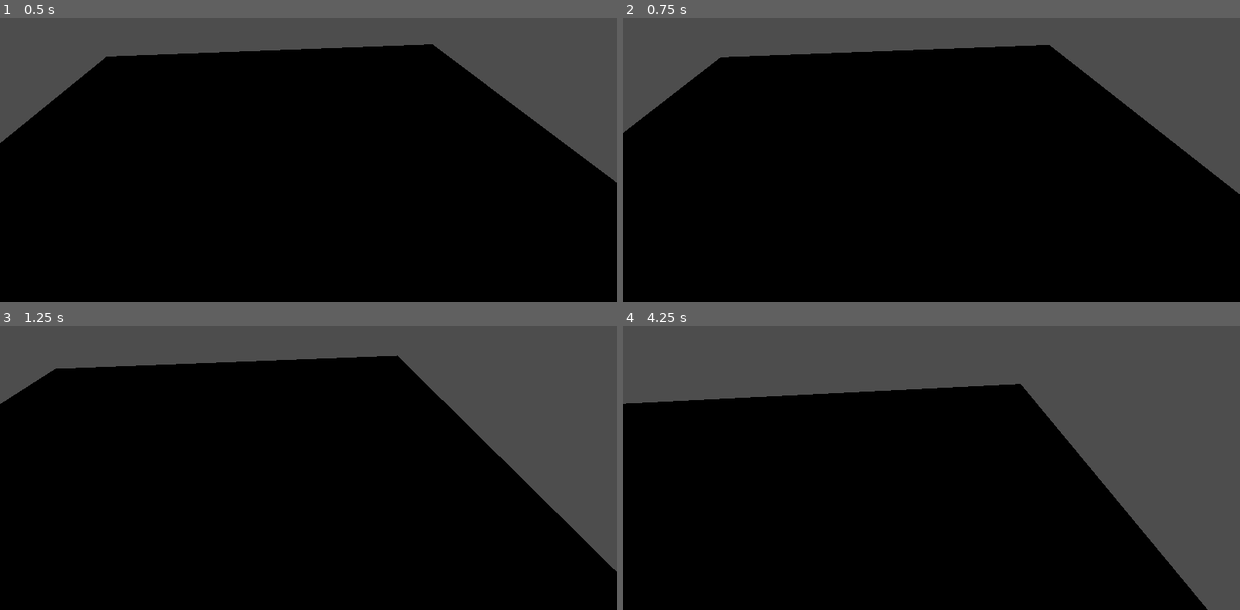
Above: before the commit, frames 1-4 (two rows, left to right).
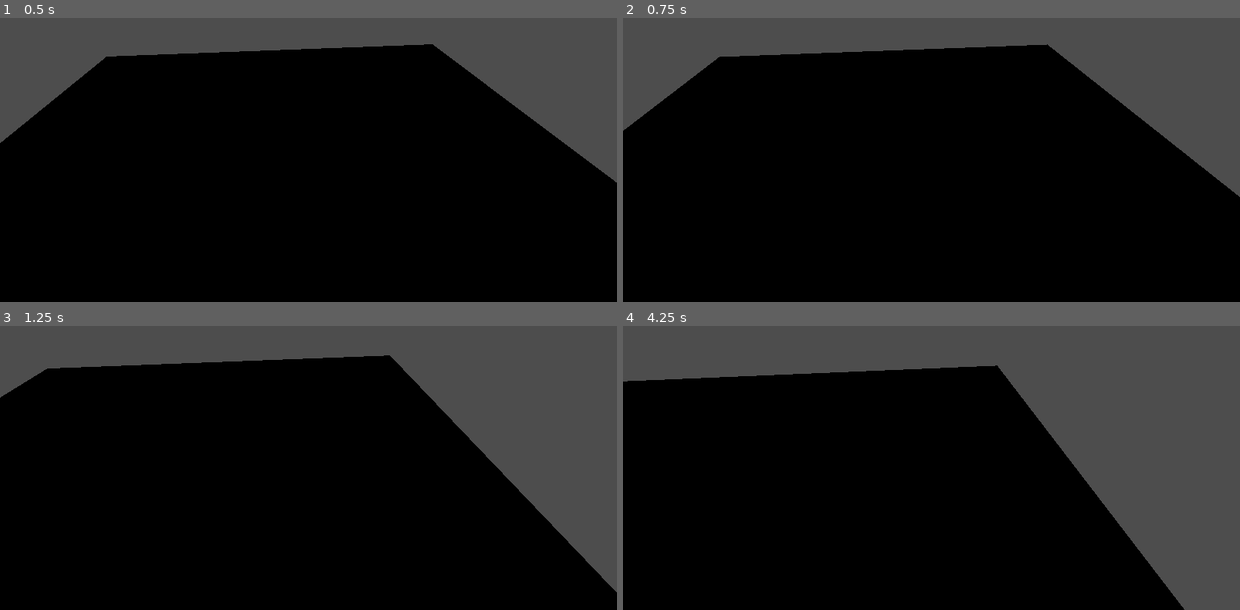
Above: after the commit, the same moments.

Repository: LBasil/baseX
Game: Godot game, scene res://node_3d.tscn
Same seed, same stepped clock (60 frames per second), same inputs: the game is played once before the commit and once after it.
Inputs:
- Up to frame 1 (0.5 s): no input
- Up to frame 2 (0.75 s): tap Enter at 0.5 s; hold Right (right) from 0.53 s (still down); tap E (destroy_wall, bound only after the commit) at 0.6 s
- Up to frame 3 (1.25 s): keep holding Right (right); tap R (rebuild_wall, bound only after the commit) at 0.8 s
- Up to frame 4 (4.25 s): release Right (right) at 1.28 s; hold Down (down) 1.28-2.03 s; tap R (rebuild_wall, bound only after the commit) at 1.35, 2.3, 2.85, 3.8 s; tap E (destroy_wall, bound only after the commit) at 1.55, 2.1, 3.05, 3.6 s; hold Right (right) 2.03-2.78 s; hold Up (up) 2.78-3.53 s; hold Left (left) from 3.53 s (still down)

Frame 1 is identical in both runs. In frame 2, 0.4% of the frame differs, in the area x 0-100%, y 9-64%; in frame 3, 2.1%; in frame 4, 6.6%, in the area x 0-95%, y 13-100%.

Commit message:
Wall can be removed and rebuilt

Diff:
--- a/node_3d.tscn
+++ b/node_3d.tscn
@@ -1,7 +1,8 @@
-[gd_scene load_steps=12 format=3 uid="uid://bo6qo3g466oxp"]
+[gd_scene load_steps=13 format=3 uid="uid://bo6qo3g466oxp"]
 
 [ext_resource type="Script" uid="uid://i7s5qmymyyqn" path="res://player.gd" id="1_a202f"]
 [ext_resource type="Script" uid="uid://daiawu8vioqft" path="res://game_camera.gd" id="1_noarx"]
+[ext_resource type="Script" uid="uid://b3efbugmxagif" path="res://wall.gd" id="3_a0tk4"]
 
 [sub_resource type="CapsuleShape3D" id="CapsuleShape3D_4xowi"]
 
@@ -61,6 +62,7 @@
 
 [node name="Wall" type="StaticBody3D" parent="."]
 transform = Transform3D(1, 0, 0, 0, 1, 0, 0, 0, 1, 3, 1, 0.5)
+script = ExtResource("3_a0tk4")
 
 [node name="WallCollision" type="CollisionShape3D" parent="Wall"]
 transform = Transform3D(1, 0, 0, 0, 1, 0, 0, 0, 1, -0.133, 0.818, 0)
--- a/project.godot
+++ b/project.godot
@@ -37,6 +37,16 @@
 "events": [Object(InputEventKey,"resource_local_to_scene":false,"resource_name":"","device":-1,"window_id":0,"alt_press …(195 unchanged characters)…
 ]
 }
+destroy_wall={
+"deadzone": 0.2,
+"events": [Object(InputEventKey,"resource_local_to_scene":false,"resource_name":"","device":-1,"window_id":0,"alt_pressed":false,"shift_pressed":false,"ctrl_pressed":false,"meta_pressed":false,"pressed":false,"keycode":0,"physical_keycode":69,"key_label":0,"unicode":101,"location":0,"echo":false,"script":null)
+]
+}
+rebuild_wall={
+"deadzone": 0.2,
+"events": [Object(InputEventKey,"resource_local_to_scene":false,"resource_name":"","device":-1,"window_id":0,"alt_pressed":false,"shift_pressed":false,"ctrl_pressed":false,"meta_pressed":false,"pressed":false,"keycode":0,"physical_keycode":82,"key_label":0,"unicode":114,"location":0,"echo":false,"script":null)
+]
+}
 
 [rendering]
 
--- /dev/null
+++ b/wall.gd
@@ -0,0 +1,30 @@
+extends StaticBody3D
+
+var is_destroyed = false
+var original_position = Vector3()
+
+func _ready():
+	# Sauvegarder la position initiale du mur
+	original_position = global_transform.origin
+
+func _process(delta):
+	# Détecter l'action pour casser
+	if Input.is_action_just_pressed("destroy_wall") and not is_destroyed:
+		destroy_wall()
+
+	# Détecter l'action pour reposer
+	if Input.is_action_just_pressed("rebuild_wall") and is_destroyed:
+		rebuild_wall()
+
+func destroy_wall():
+	# Cacher le mur et désactiver la collision
+	hide()  # Cache le MeshInstance3D
+	$WallCollision.disabled = true  # Désactive la collision
+	is_destroyed = true
+
+func rebuild_wall():
+	# Réafficher le mur et réactiver la collision
+	show()  # Réaffiche le MeshInstance3D
+	$WallCollision.disabled = false  # Réactive la collision
+	global_transform.origin = original_position  # Repositionne au cas où
+	is_destroyed = false
Not shown, added: wall.gd.uid
